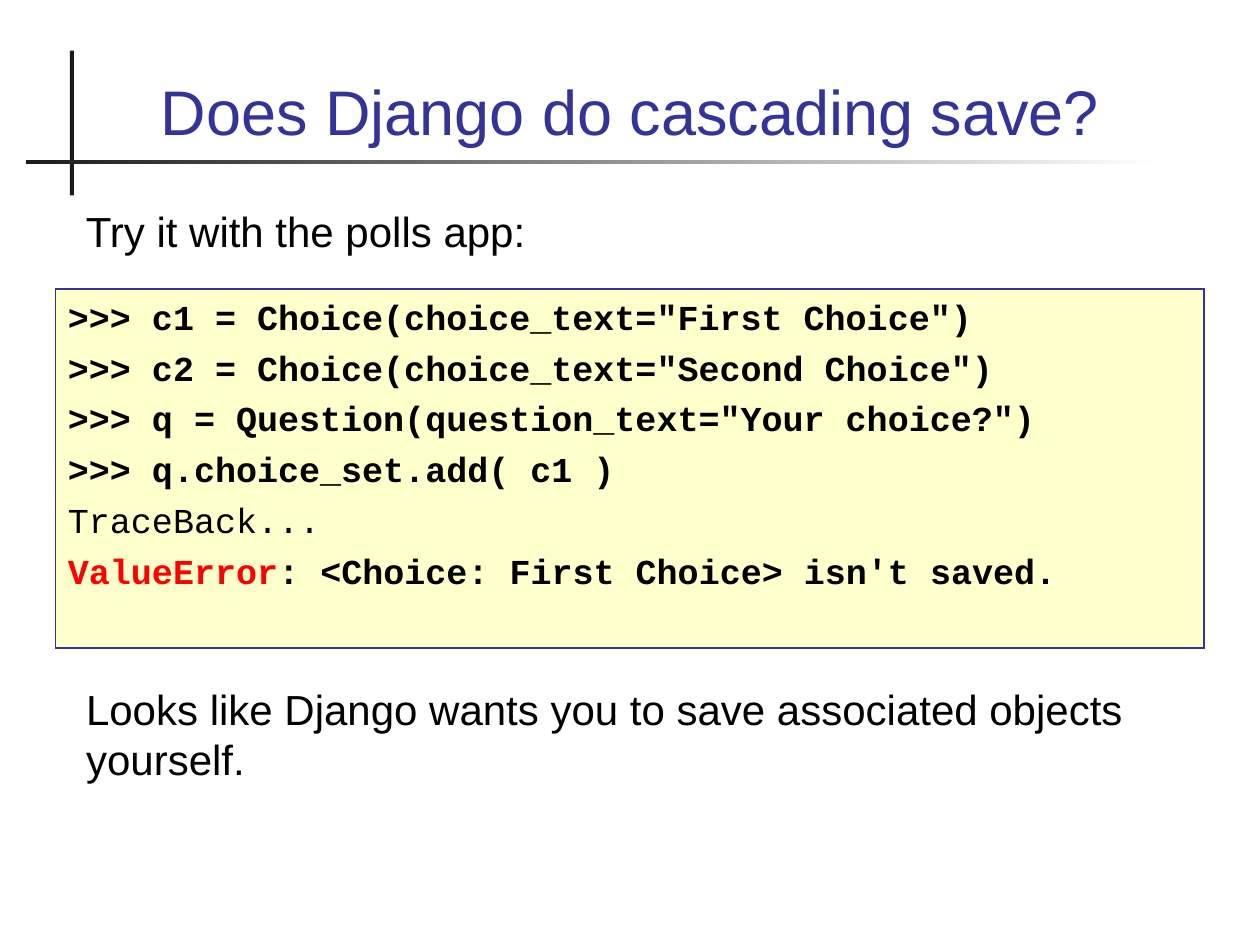
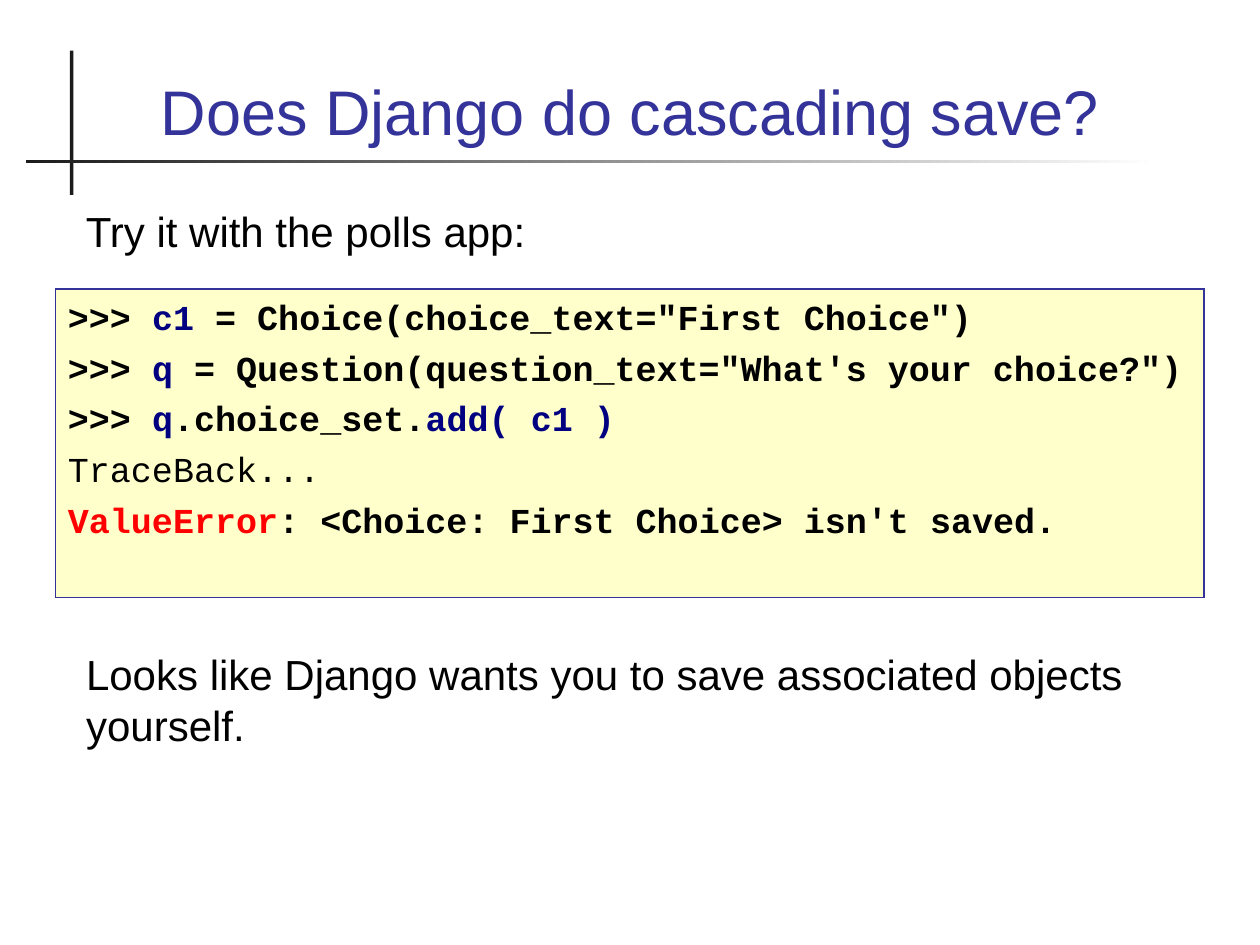
Before and after one commit to cpske/ISP, a slide deck: slide 28 of database/Persistence-and-ORM.ppt (slide 29 before the commit). Drawn at 1260x945 pixels with LibreOffice and Linux fonts; fonts in the diff are those of the drawing. Boxes give left, top, right and bottom in pixels: in the first picture for what was removed or moved away, otherwise in the second. Text is boxed around its words. In the diff, an @@ line names an element or a change of style, - is before the commit and + after.

```diff
--- a/database/Persistence-and-ORM.ppt
+++ b/database/Persistence-and-ORM.ppt
@@ rectangle ">>> c1 = Choice(choice_text="First Choice")": place and size @@
-rectangle ">>> c1 = Choice(choice_text="First Choice")" at [55,289,1205,648]
+rectangle ">>> c1 = Choice(choice_text="First Choice")" at [55,289,1205,597]
@@ text in rectangle at [152,305,972,439]: text colour #000000 to #000080 in "c1", "q.choice_set.add( c1 )" @@
@@ text in rectangle at [152,356,1182,389]: text changed @@
->>> c2 = Choice(choice_text="Second Choice")
->>> q = Question(question_text="Your choice?")
+>>> q = Question(question_text="What's your choice?")
@@ text "Looks like Django wants you ...": place and size @@
-text "Looks like Django wants you ..." at [86,694,1122,784]
+text "Looks like Django wants you ..." at [86,659,1122,749]
```
Also in this commit, not shown: 14 other slides changed, 3 slides added, 1 slide removed, 3 other files.
